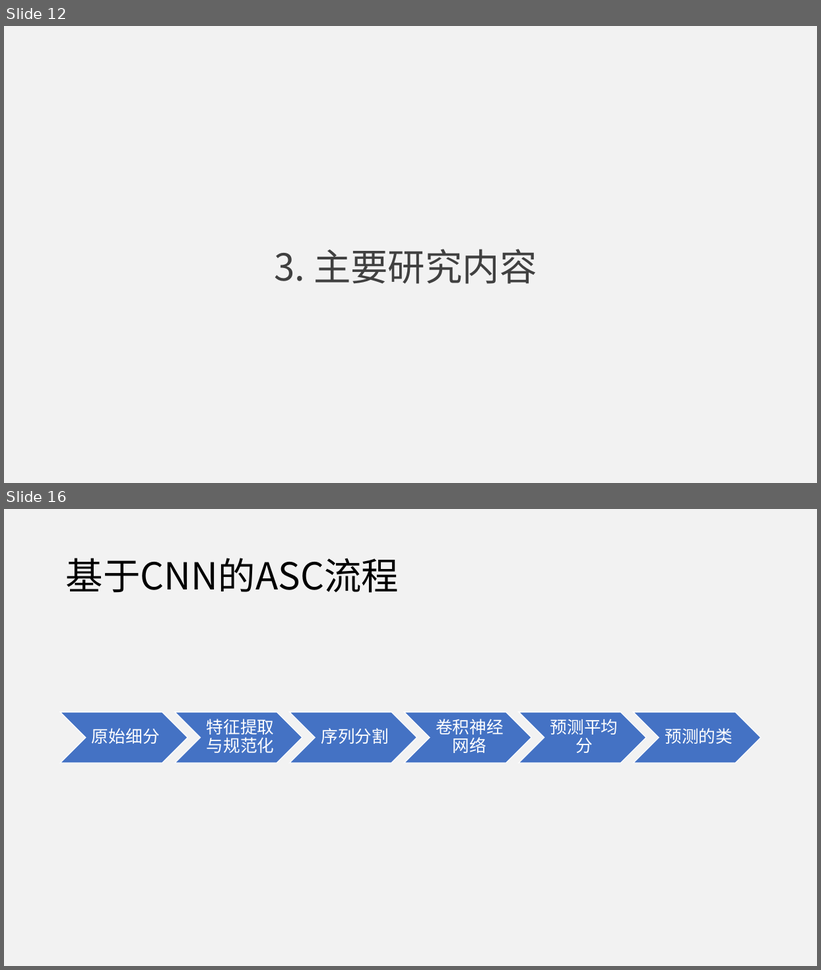
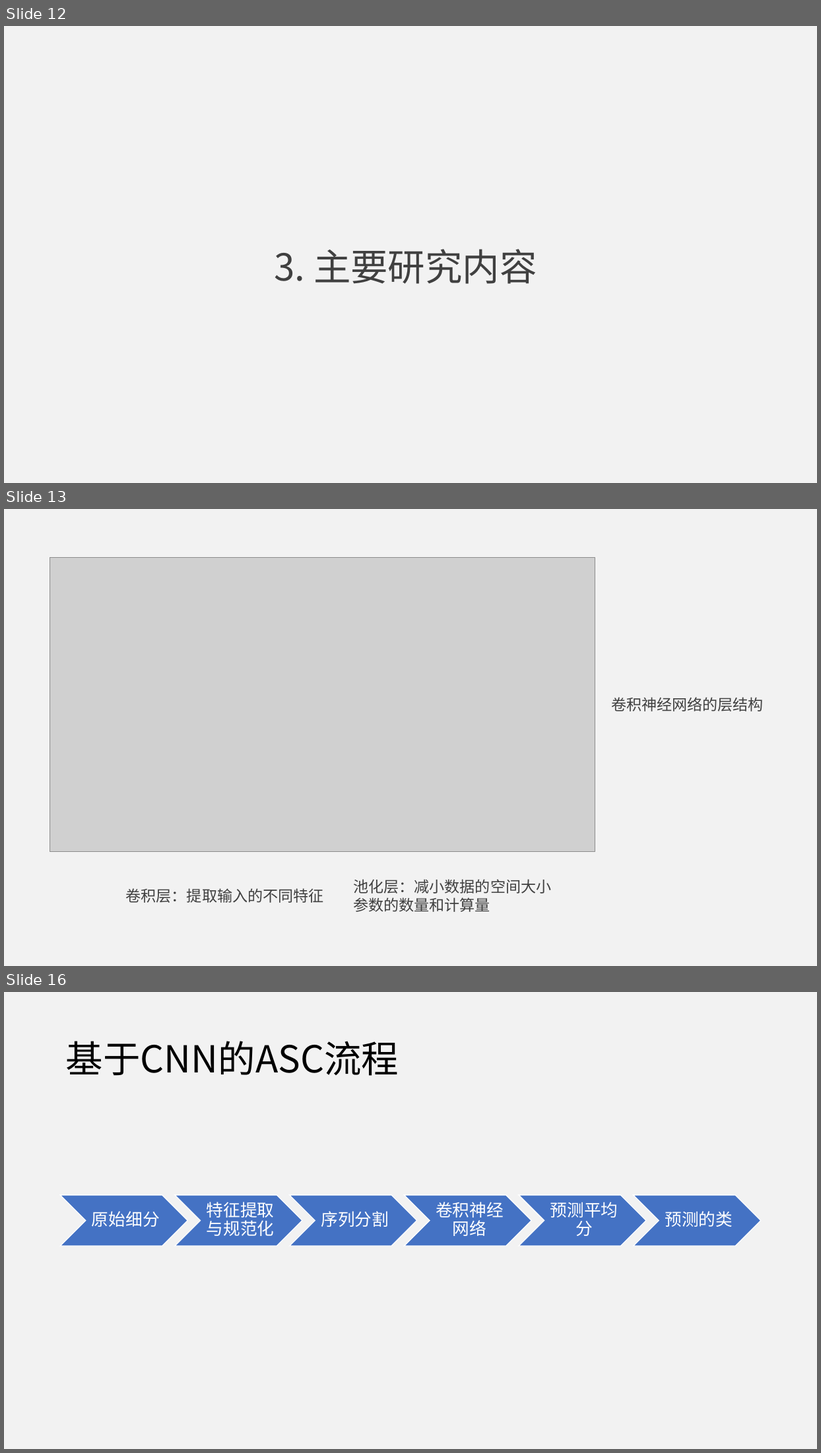
Before and after one commit to jumper3/paper, a slide deck: 开题报告/答辩.pptx. Shown one above the other, each under a label of ours: slides 12 and 16 before the commit, slides 12, 13 and 16 after it; the slides between them are not shown. The pictures are 821x970 and 821x1453 pixels, drawn with LibreOffice and Linux fonts; fonts in the diff are those of the drawing; grey boxes stand for pictures. Boxes give left, top, right and bottom in pixels: in the first picture for what was removed or moved away, otherwise in the second. Text is boxed around its words. In the diff, an @@ line names an element or a change of style, - is before the commit and + after.

```diff
--- a/开题报告/答辩.pptx
+++ b/开题报告/答辩.pptx
@@ slide 13 added at box(4, 509, 817, 966), background #F2F2F2 @@
@@ picture added at box(50, 558, 595, 852) @@
@@ text added at box(611, 697, 764, 712), 18 pt, text #404040 @@
+卷积神经网络的层结构
@@ text added at box(353, 879, 551, 912), 18 pt, text #404040 @@
+池化层：减小数据的空间大小
+参数的数量和计算量
@@ text added at box(126, 889, 324, 903), 18 pt, text #404040 @@
+卷积层：提取输入的不同特征
```
Also in this commit, not shown: 8 slides changed, 3 other slides added, 3 slides removed, 2 other files.
